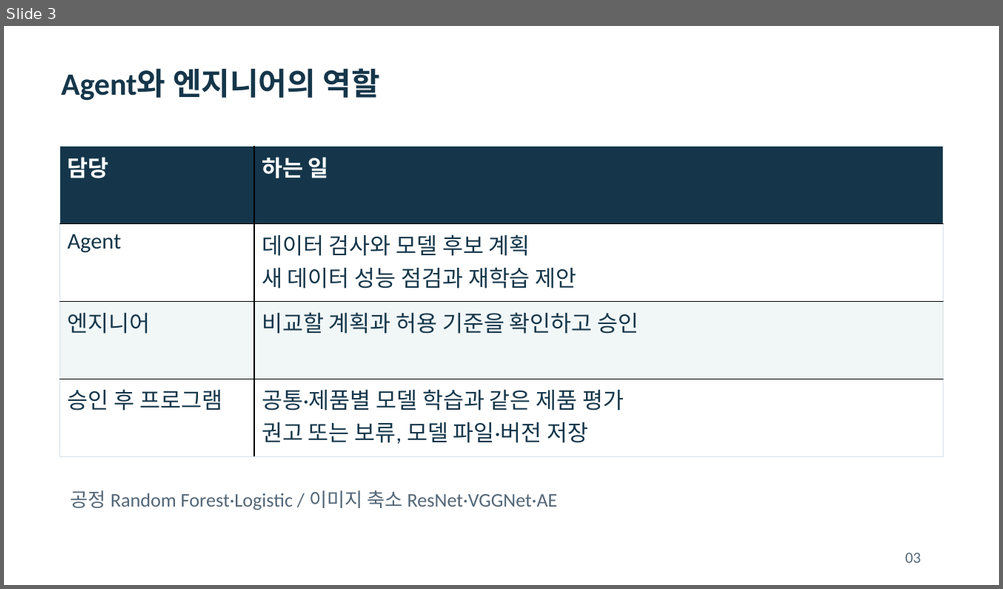
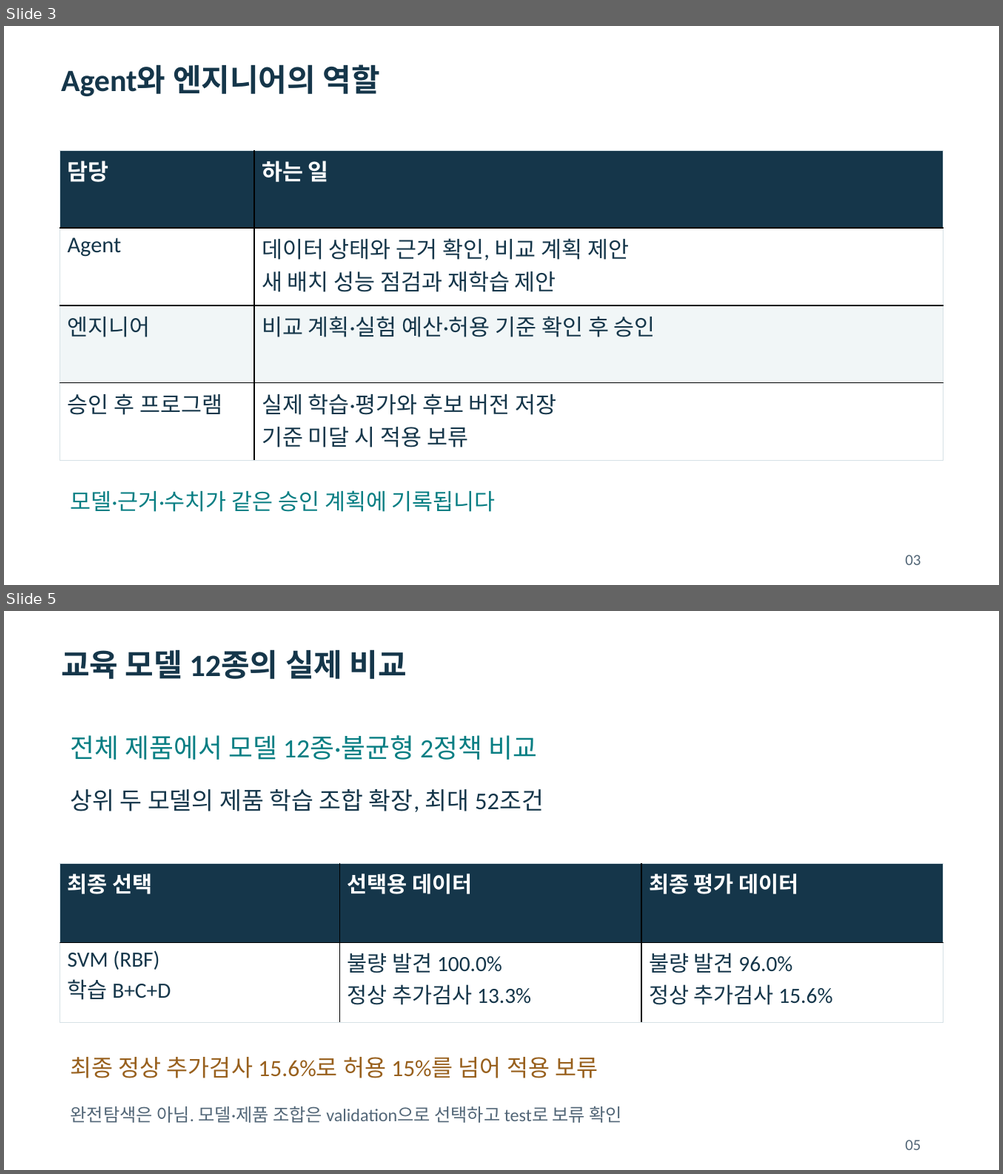
Before and after one commit to dragonchan95/Semiconductor-AI-Agent, a slide deck: docs/G045_Semiconductor_Agent.pptx. Shown one above the other, each under a label of ours: slide 3 before the commit, slides 3 and 5 after it; the slides between them are not shown. The pictures are 1003x589 and 1003x1174 pixels, drawn with LibreOffice and Linux fonts; fonts in the diff are those of the drawing. Boxes give left, top, right and bottom in pixels: in the first picture for what was removed or moved away, otherwise in the second. Text is boxed around its words. In the diff, an @@ line names an element or a change of style, - is before the commit and + after.

```diff
--- a/docs/G045_Semiconductor_Agent.pptx
+++ b/docs/G045_Semiconductor_Agent.pptx
@@ slide 5 added at bbox=[4, 611, 999, 1170], background #FFFFFF @@
@@ text added at bbox=[61, 649, 407, 679], 30 pt, text #15364A, bold @@
+교육 모델 12종의 실제 비교
@@ text added at bbox=[71, 735, 537, 760], 25.5 pt, text #087E83 @@
+전체 제품에서 모델 12종·불균형 2정책 비교
@@ text added at bbox=[71, 789, 543, 812], 23.2 pt, text #15364A @@
+상위 두 모델의 제품 학습 조합 확장, 최대 52조건
@@ table added at bbox=[60, 864, 942, 1024], 2 rows, 3 columns @@
+최종 선택 | 선택용 데이터 | 최종 평가 데이터
+SVM (RBF) / 학습 B+C+D | 불량 발견 100.0% / 정상 추가검사 13.3% | 불량 발견 96.0% / 정상 추가검사 15.6%
@@ text added at bbox=[71, 1057, 597, 1079], 22.5 pt, text #98601D @@
+최종 정상 추가검사 15.6%로 허용 15%를 넘어 적용 보류
@@ text added at bbox=[71, 1107, 623, 1123], 17.2 pt, text #526677 @@
+완전탐색은 아님. 모델·제품 조합은 validation으로 선택하고 test로 보류 확인
@@ text added at bbox=[905, 1140, 920, 1150], 15 pt, text #526677 @@
+05
@@ slide 3 changed as well @@
@@ text "Agent와 엔지니어의 역할": place and size @@
-text "Agent와 엔지니어의 역할" at bbox=[61, 68, 380, 100]
+text "Agent와 엔지니어의 역할" at bbox=[61, 64, 380, 96]
@@ table at bbox=[60, 150, 942, 462] @@
-row 2, column 2: 데이터 검사와 모델 후보 계획 / 새 데이터 성능 점검과 재학습 제안
+row 2, column 2: 데이터 상태와 근거 확인, 비교 계획 제안 / 새 배치 성능 점검과 재학습 제안
-row 3, column 2: 비교할 계획과 허용 기준을 확인하고 승인
+row 3, column 2: 비교 계획·실험 예산·허용 기준 확인 후 승인
-row 4, column 2: 공통·제품별 모델 학습과 같은 제품 평가 / 권고 또는 보류, 모델 파일·버전 저장
+row 4, column 2: 실제 학습·평가와 후보 버전 저장 / 기준 미달 시 적용 보류
@@ table: place and size @@
-table at bbox=[60, 146, 942, 457]
+table at bbox=[60, 150, 942, 462]
@@ text at bbox=[71, 491, 495, 512]: text changed; size 18.8 to 21.8 pt; text colour #526677 to #087E83 @@
-공정 Random Forest·Logistic / 이미지 축소 ResNet·VGGNet·AE
+모델·근거·수치가 같은 승인 계획에 기록됩니다
```
Also in this commit, not shown: 8 other slides changed, 4 other slides added, 2 slides removed, 40 other files.
